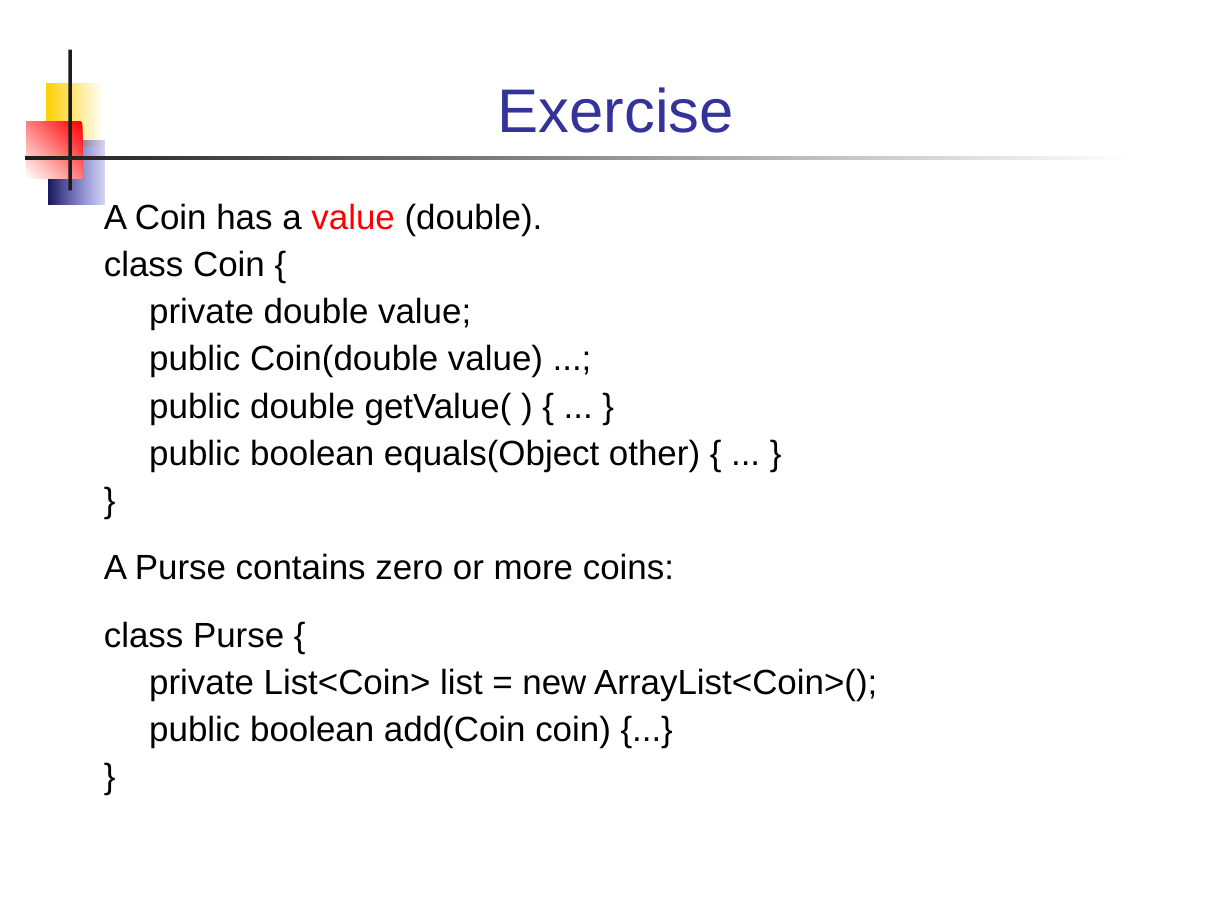
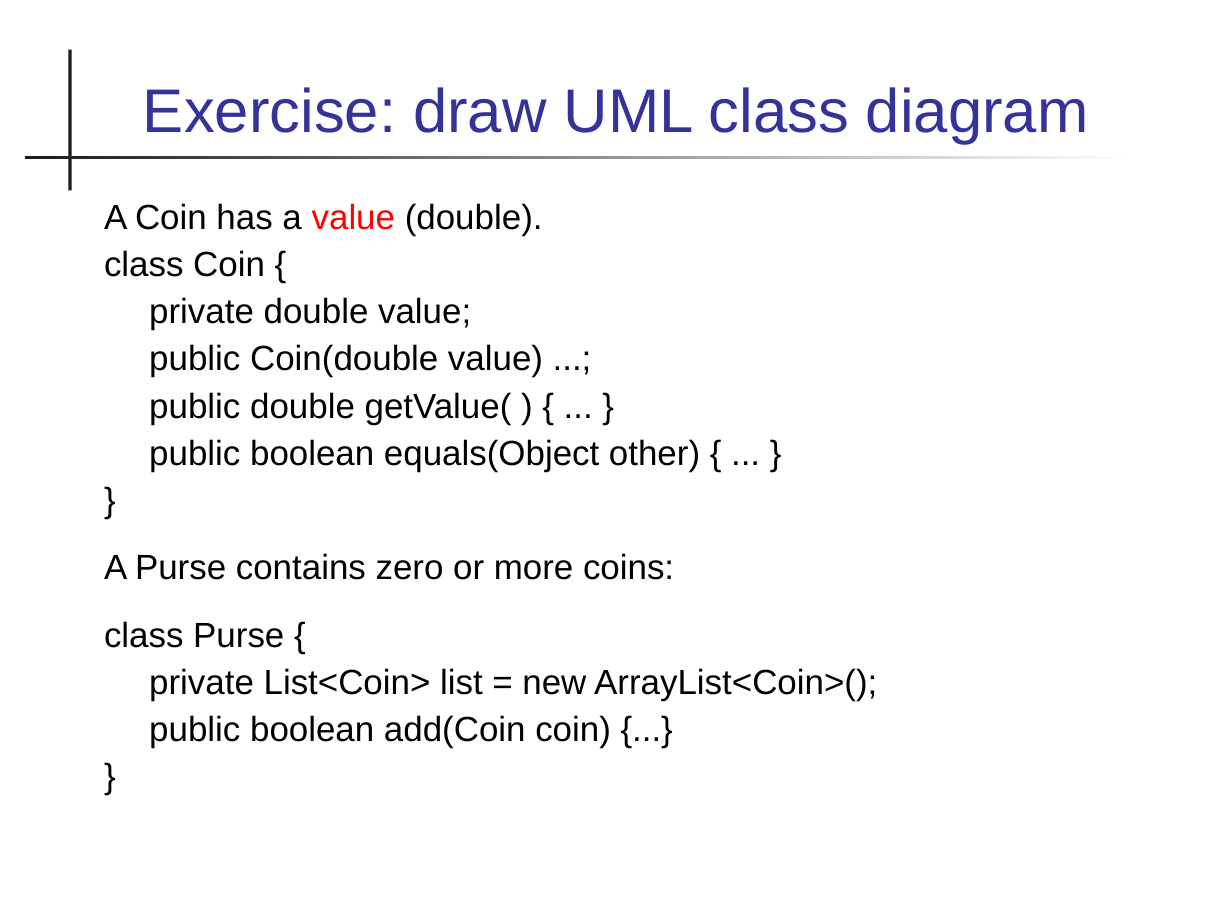
Before and after one commit to skeoop/skeoop.github.io, a slide deck: slide 21 of week2/5-UML-Class-Diagram-2.ppt (slide 20 before the commit). Drawn at 1232x924 pixels with LibreOffice and Linux fonts; fonts in the diff are those of the drawing. Boxes give left, top, right and bottom in pixels: in the first picture for what was removed or moved away, otherwise in the second. Text is boxed around its words. In the diff, an @@ line names an element or a change of style, - is before the commit and + after.

```diff
--- a/week2/5-UML-Class-Diagram-2.ppt
+++ b/week2/5-UML-Class-Diagram-2.ppt
@@ rectangle removed at <box>46,83,103,147</box> @@
@@ title at <box>143,87,1088,144</box>: text changed @@
-Exercise
+Exercise: draw UML class diagram
@@ rectangle removed at <box>27,122,83,179</box> @@
@@ rectangle removed at <box>48,140,103,205</box> @@
```
Also in this commit, not shown: 8 other slides changed, 16 slides added, 11 slides removed, 12 other files.
